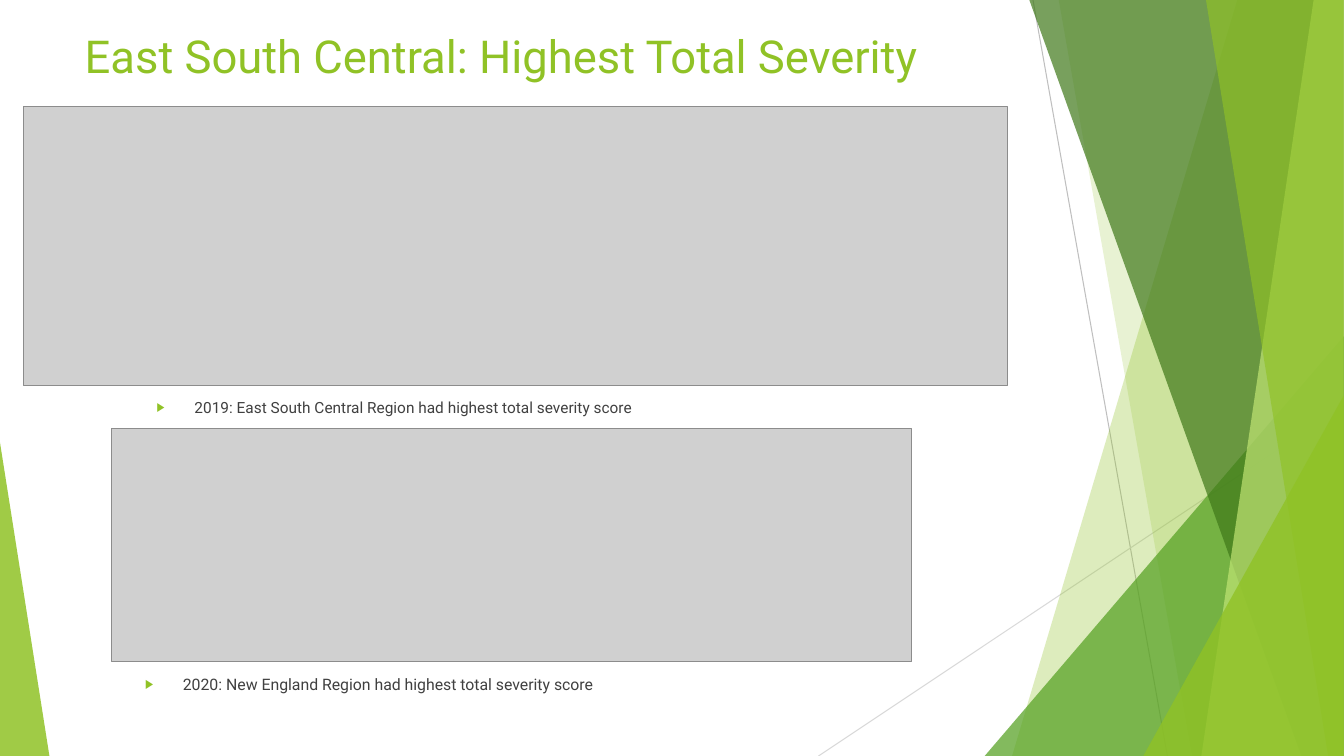
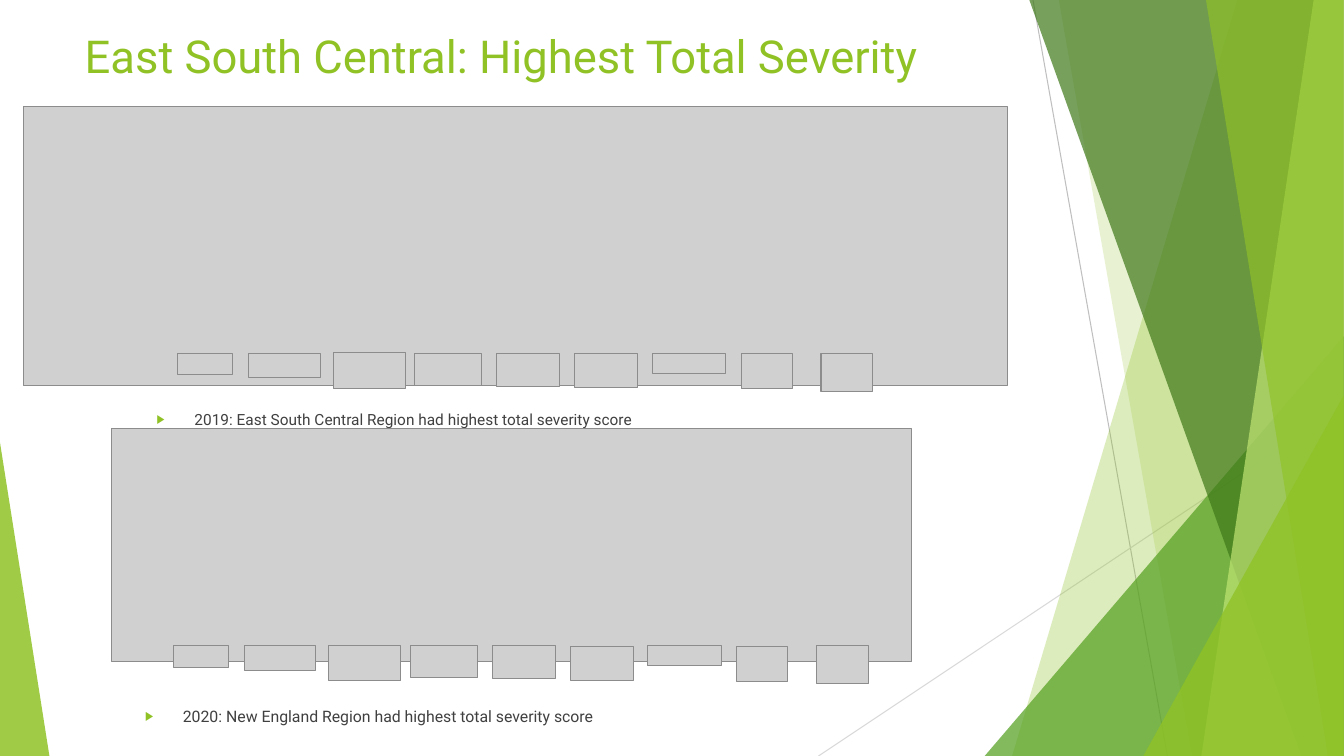
Before and after one commit to sebastiandifrancesco/Accident_Data_2019_Versus_2020, a slide deck: slide 5 of Car Accident Presentation.pptx. Drawn at 1344x756 pixels with LibreOffice and Linux fonts; fonts in the diff are those of the drawing; grey boxes stand for pictures. Boxes give left, top, right and bottom in pixels: in the first picture for what was removed or moved away, otherwise in the second. Text is boxed around its words. In the diff, an @@ line names an element or a change of style, - is before the commit and + after.

```diff
--- a/Car Accident Presentation.pptx
+++ b/Car Accident Presentation.pptx
@@ group added at box(177, 353, 872, 391): 9 pictures @@
@@ text "2019: East South Central Region ...": place and size @@
-text "2019: East South Central Region ..." at box(194, 401, 632, 416)
+text "2019: East South Central Region ..." at box(194, 413, 632, 429)
@@ group added at box(173, 645, 868, 685): 9 pictures @@
@@ text "2020: New England Region had ...": place and size @@
-text "2020: New England Region had ..." at box(183, 678, 593, 694)
+text "2020: New England Region had ..." at box(183, 710, 593, 726)
```
Also in this commit, not shown: 4 other slides changed.
